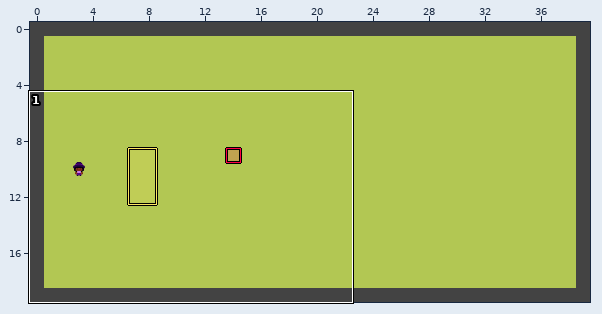
Two versions of a level (LDtk project, game_data/map/demo_map3.ldtk). The picture above shows the old version from afar; the outline marks the close-up.
Close-up. Before the edit:
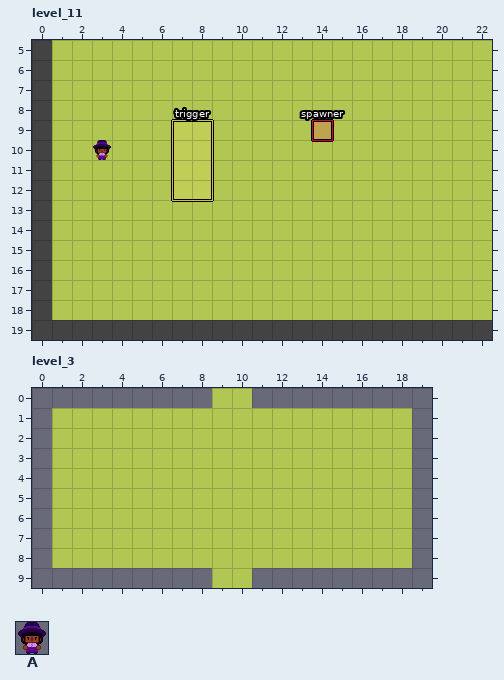
Cells are 32x32 px. Shown: level_11 x 0..22, y 5..19; level_3 x 0..19, y 0..9. The commit also changed other parts of the map, which this record leaves out.
Key: from "bella_tileset": A 0.
_ is an empty cell.
Objects are placed by their top-left corner, in cells (3,4 is the top-left corner of cell 3,4); size is 1x1 cell unless given.
Layers that did not change in this view are not listed.
Objects on layer "entities" before, level_11:
A "checkpoint" at 3,10
"spawner" rectangle at 14,9
Now the later version:
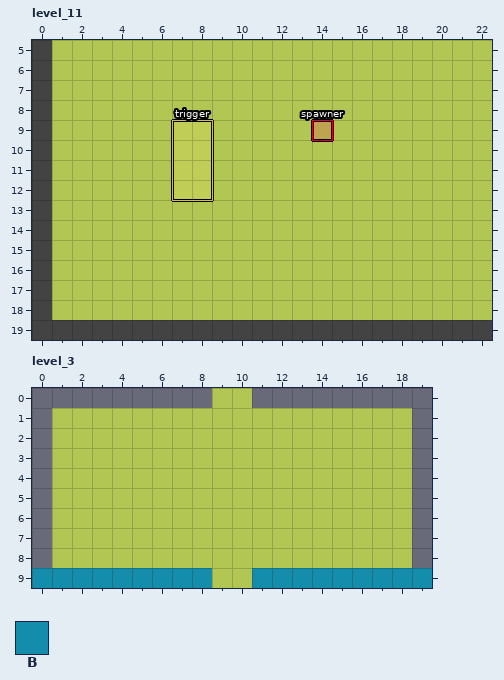
Further tiles: from "tile_pallet": B 1.
Diff:
Layer "entities", level_11:
Object A "checkpoint" at 3,10 is removed.
Layer "layer2", level_3:
Tile B now appears in row 9 at x 0 to 8 and 11 to 19.
Changed places in both close-ups, as pixel boxes (x1, y1, x2, y2):
removed: (93, 140, 111, 160)
added: (32, 568, 212, 588)
added: (252, 568, 432, 588)
